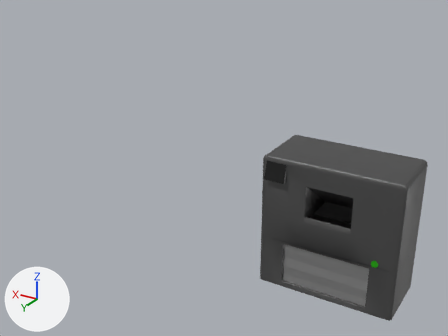
One commit to the Blender file muelltrenner-model.blend: the scene before it, then after it.
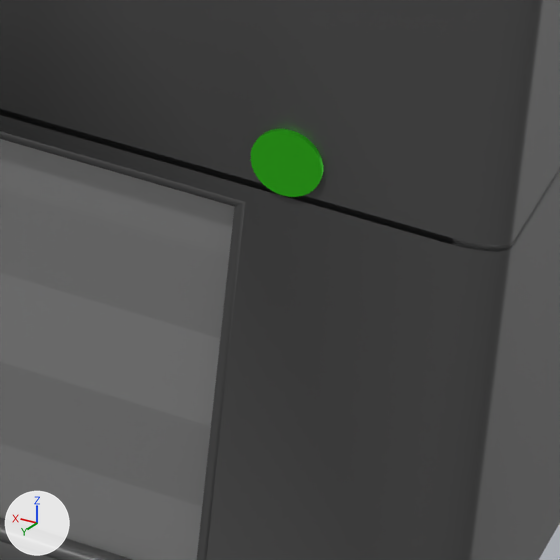
The first picture shows the older version from a 50 mm camera at (-1.05, 3.02, 2.08) aimed at (0.41, 0.6, 0.87). The close-ups show both versions on the part from 77% to 90% of the width and 74% to 91% of the height of that picture; other places that the commit changed are outside them. The axes (+X, +Y, +Z) are drawn at lower left. The lights are the same throughout.

In view in the first close-up: 'Button', 'Door', 'Housing'.
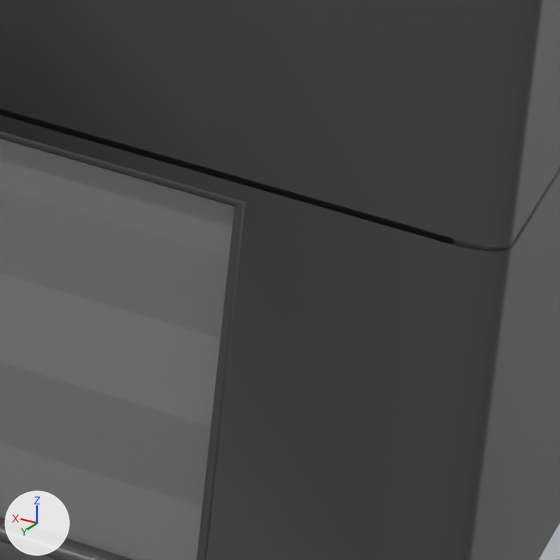
Location of each change, [x1, y1, x2, y2] in pixels of the close-ups (560 x 560 px):
'Button', reshaped, moved (not visible afterwards)
    before: [251, 129, 323, 197]
part 1 of me_cylinder, deleted (green)
    before: [251, 131, 322, 197]
part 2 of me_cylinder, recoloured
    before: [256, 129, 323, 183]

The edits, one by one:
me_cylinder is used by ob_button; location (-0.2796, 0.2006, 0.3204); rotation (1.571, 0.0, 0.0), in degrees (90, 0, 0); scale (0.0196, 0.0196, 0.00237).
me_cylinder had 64 vertices, 34 faces and spanned x -1.0..1.0, y -1.0..1.0, z -1.0..1.0.
me_cylinder now has 64 vertices, 33 faces and spans x -1.0..1.0, y -1.0..1.0, z -1.0..1.0.
Part 1, on me_cylinder:
1 face is deleted.
me_cylinder part 2: 33 faces spanning x -1.0..1.0, y -1.0..1.0, z -1.0..1.0 switch from mat_material (green #46e72a) to mat_material_007 (black #000000).
Object 'Button' (ob_button) moves from (-0.2796, 0.2006, 0.3204) to (0.2219, 0.2006, 0.7476).
